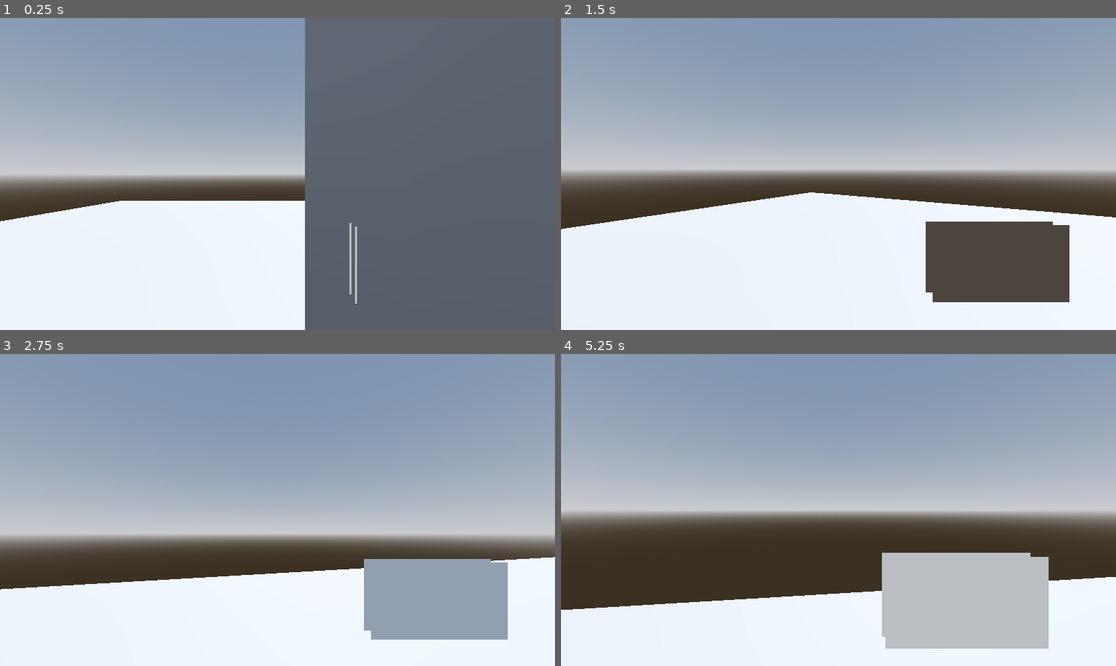
Above: before the commit, frames 1-4 (two rows, left to right).
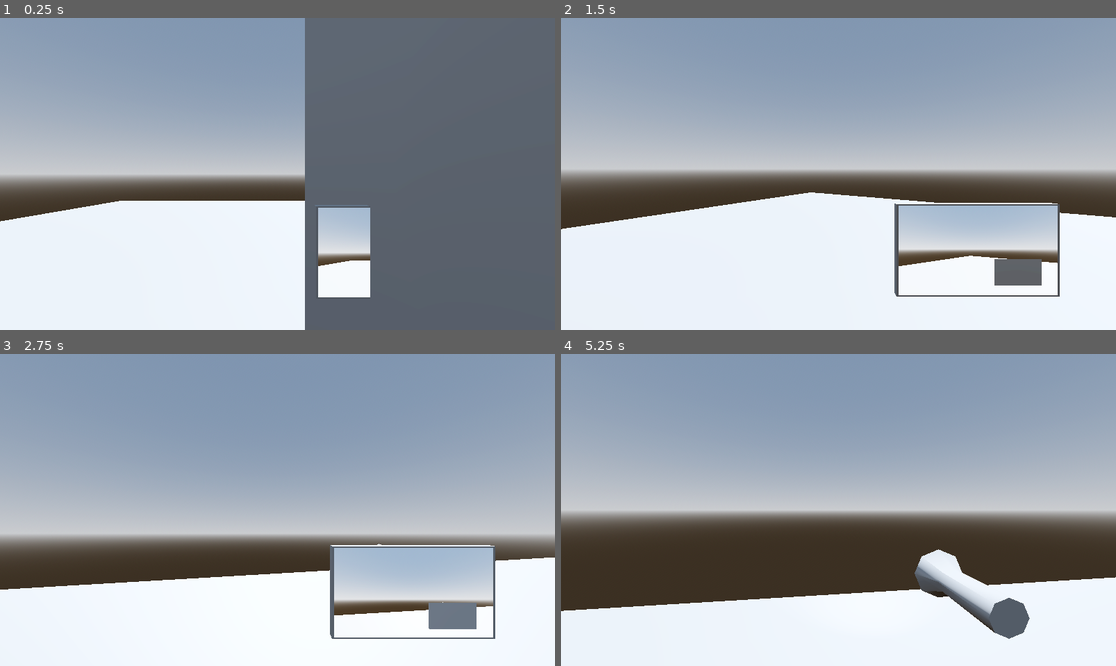
Above: after the commit, the same moments.

Repository: Project-Shipwrecking/Cave-Runner
Game: Godot game, scene res://Scenes/world.tscn
Two runs of this game, one before a commit and one after it. Both use one fixed random seed, a clock stepped at 60 frames per second and the inputs below.
Inputs (mouse positions are in pixels of both pictures, inside the frame that each line leads up to):
- Up to frame 1 (0.25 s): no input
- Up to frame 2 (1.5 s): tap Enter at 0.5 s; move the mouse to (866, 174) at 0.52 s; hold C (camera, bound only before the commit) 0.53-1.28 s; hold W (forward) from 0.53 s (still down); tap Space (jump) at 0.77 s; click (866, 174) at 0.8 s; move the mouse to (810, 174) at 1.27 s; click (810, 174) at 1.35 s
- Up to frame 3 (2.75 s): keep holding W (forward); tap Space (jump) at 1.52 s; tap C (camera, bound only before the commit) at 1.55 s; move the mouse to (288, 503) at 2.02 s; hold C (camera, bound only before the commit) from 2.03 s (still down); click (288, 503) at 2.3 s
- Up to frame 4 (5.25 s): keep holding W (forward); move the mouse to (832, 516) at 2.77 s; release C (camera, bound only before the commit) at 2.78 s; tap F (flashlight) at 2.85 s; tap Space (jump) at 3.02, 3.77, 4.52 s; tap C (camera, bound only before the commit) at 3.05, 4.55 s; move the mouse to (877, 513) at 3.52 s; click (877, 513) at 3.6 s; move the mouse to (794, 506) at 4.27 s; tap ` (maze) at 4.35 s; move the mouse to (844, 510) at 5.02 s; right-click (844, 510) at 5.1 s

The runs differ from the first frame. In frame 1, 2.7% of the frame differs, in the area x 56-67%, y 59-92%; in frame 2, 8.7%; in frame 3, 9.2%; in frame 4, 9.2%, in the area x 0-100%, y 62-95%.
Error before the commit: Cannot call method 'kill' on a null value. (res://Scripts/in_game_cam.gd:79)

Commit message:
got cam to work with main cam

Diff:
--- a/Scenes/in_game_cam.tscn
+++ b/Scenes/in_game_cam.tscn
@@ -1,16 +1,12 @@
-[gd_scene load_steps=4 format=3 uid="uid://c57e71hlaao7n"]
+[gd_scene load_steps=3 format=3 uid="uid://c57e71hlaao7n"]
 
-[ext_resource type="Material" uid="uid://bhqwsr4mlpvbm" path="res://Materials/shaderMaterial.tres" id="1_hcsvi"]
 [ext_resource type="Script" uid="uid://bgn4tk8nvqbhl" path="res://Scripts/in_game_cam.gd" id="2_omy2v"]
 
-[sub_resource type="BoxMesh" id="BoxMesh_6t5aa"]
-resource_local_to_scene = true
-material = ExtResource("1_hcsvi")
-size = Vector3(0.5, 0.3, 0.05)
+[sub_resource type="QuadMesh" id="QuadMesh_1ukwe"]
 
 [node name="InGameCam" type="MeshInstance3D"]
 layers = 2
-mesh = SubResource("BoxMesh_6t5aa")
+mesh = SubResource("QuadMesh_1ukwe")
 script = ExtResource("2_omy2v")
 
 [node name="SubViewport" type="SubViewport" parent="."]
--- a/Scenes/player.tscn
+++ b/Scenes/player.tscn
@@ -11,8 +11,8 @@
 
 [sub_resource type="CapsuleMesh" id="CapsuleMesh_v0iea"]
 
-[sub_resource type="BoxMesh" id="BoxMesh_fkybt"]
-size = Vector3(0.432, 0.243, 0.05)
+[sub_resource type="QuadMesh" id="QuadMesh_fkybt"]
+size = Vector2(0.432, 0.243)
 
 [node name="Player" type="CharacterBody3D"]
 script = ExtResource("1_v0iea")
@@ -42,9 +42,9 @@
 
 [node name="InGameCam" type="MeshInstance3D" parent="Head"]
 process_priority = 3
-transform = Transform3D(1, 0, 0, 0, 1, 0, 0, 0, 1, 0.511, -0.288, -0.666)
+transform = Transform3D(1, 0, 0, 0, 1, 0, 0, 0, 1, 0.376, -0.213, -0.551)
 layers = 2
-mesh = SubResource("BoxMesh_fkybt")
+mesh = SubResource("QuadMesh_fkybt")
 script = ExtResource("3_6t5aa")
 
 [node name="SubViewport" type="SubViewport" parent="Head/InGameCam"]
@@ -59,6 +59,19 @@
 spot_range = 100.0
 spot_attenuation = -0.5
 spot_angle = 70.0
+
+[node name="CSGCombiner3D" type="CSGCombiner3D" parent="Head/InGameCam"]
+
+[node name="CSGBox3D" type="CSGBox3D" parent="Head/InGameCam/CSGCombiner3D"]
+transform = Transform3D(1, 0, 0, 0, 1, 0, 0, 0, 1, 0, 0, -0.011)
+layers = 2
+size = Vector3(0.443, 0.251, 0.02)
+
+[node name="CSGCylinder3D" type="CSGCylinder3D" parent="Head/InGameCam/CSGCombiner3D"]
+transform = Transform3D(1, 0, 0, 0, -4.37114e-08, 1, 0, -1, -4.37114e-08, 0, 0, -0.105117)
+layers = 2
+radius = 0.100098
+height = 0.168945
 
 [node name="FlashlightModel" type="CSGCombiner3D" parent="Head"]
 transform = Transform3D(1, 0, 0, 0, 1, 0, 0, 0, 1, 0.455, -0.215, -0.646)
--- a/Scripts/in_game_cam.gd
+++ b/Scripts/in_game_cam.gd
@@ -3,7 +3,8 @@
 @onready var cam : Camera3D = $SubViewport/Camera3D
 @onready var marker := %Camera
 @onready var look_marker := $"../LookAt" as Marker3D
-@onready var portal_shader: Shader = preload("res://Shaders/in_game_cam_test.gdshader")
+#@onready var portal_shader: Shader = preload("res://Shaders/in_game_cam_test.gdshader")
+@onready var portal_shader: Shader = preload("res://Shaders/in_game_cam.gdshader")
 @onready var flash := $SpotLight3D as SpotLight3D
 
 var viewport : SubViewport
@@ -35,6 +36,10 @@
 	var material = ShaderMaterial.new()
 	material.shader = portal_shader
 	#material.set_shader_parameter("face_size", get_viewport().size)
+
+	material.set_shader_parameter("camera_inv_transform", cam.global_transform.affine_inverse())
+	material.set_shader_parameter("model_matrix", global_transform)
+
 	material.set_shader_parameter("albedo", viewport_texture)
 	set_surface_override_material(0, material)
 
@@ -76,6 +81,8 @@
 	is_taking_photo = true
 	print("is taking photo? %s" % is_taking_photo)
 	Global.photo_taken.emit()
+	if tween == null:
+		tween = get_tree().create_tween()
 	tween.kill()
 	tween = get_tree().create_tween()
 	tween.tween_property(flash, "light_energy", 1.5, 0.1)
--- a/Shaders/in_game_cam.gdshader
+++ b/Shaders/in_game_cam.gdshader
@@ -5,11 +5,6 @@
 uniform vec2 viewport_size ;
 
 void fragment(){
-    vec3 local_pos = VERTEX;
 
-    // Project X and Y from mesh space into UV (adjust to fit your box size)
-    //vec2 uv = local_pos.xy; // or .xz if your screen faces Z
-    //uv = uv * 0.5 + 0.5; // Normalize to 0–1
-
-    ALBEDO = texture(albedo, SCREEN_UV).rgb;
+    ALBEDO = texture(albedo, UV).rgb;
 }
--- a/Shaders/in_game_cam_test.gdshader
+++ b/Shaders/in_game_cam_test.gdshader
@@ -1,28 +1,29 @@
 shader_type spatial;
 render_mode unshaded, cull_disabled;
 
-uniform sampler2D albedo;
-uniform vec3 face_direction = vec3(0.0, 0.0, 1.0);
-uniform vec2 face_size = vec2(1.0, 1.0);
-uniform mat3 object_basis;
-uniform vec3 object_origin;
+uniform sampler2D albedo : source_color;
+uniform vec2 viewport_size = vec2(640.0, 480.0);
+uniform mat4 model_matrix;
 uniform mat4 camera_inv_transform;
 
+varying vec2 projected_uv;
+
+void vertex() {
+    // Compute world position
+    vec3 world_pos = (model_matrix * vec4(VERTEX, 1.0)).xyz;
+
+    // Transform to camera space
+    vec4 cam_local = camera_inv_transform * vec4(world_pos, 1.0);
+
+    // Orthographic projection
+    projected_uv = cam_local.xy / viewport_size + vec2(0.5);
+    projected_uv.y = 1.0 - projected_uv.y; // Flip if needed
+}
+
 void fragment() {
-    vec3 n = normalize(NORMAL);
-    if (dot(n, face_direction) < 0.99) {
+    if (projected_uv.x < 0.0 || projected_uv.x > 1.0 || projected_uv.y < 0.0 || projected_uv.y > 1.0) {
         discard;
     }
 
-	vec3 world_pos = object_basis * VERTEX + object_origin;
-vec4 camera_local_pos = camera_inv_transform * vec4(world_pos, 1.0);
-
-    vec2 uv = camera_local_pos.xy / face_size + 0.5;
-
-    // Optionally flip uv.y if needed:
-    uv.y = 1.0 - uv.y;
-
-    //ALBEDO = texture(albedo, uv).rgb;
-	ALBEDO = pow(texture(albedo, uv).rgb, vec3(2.2));
-
+    ALBEDO = texture(albedo, projected_uv).rgb;
 }
--- a/project.godot
+++ b/project.godot
@@ -91,6 +91,5 @@
 }
 camera={
 "deadzone": 0.2,
-"events": [Object(InputEventKey,"resource_local_to_scene":false,"resource_name":"","device":-1,"window_id":0,"alt_pressed":false,"shift_pressed":false,"ctrl_pressed":false,"meta_pressed":false,"pressed":false,"keycode":0,"physical_keycode":67,"key_label":0,"unicode":99,"location":0,"echo":false,"script":null)
-]
+"events": []
 }
Binary file added: Assets/Meshes/box.glb
Not shown, added: Assets/Meshes/box.glb.import
